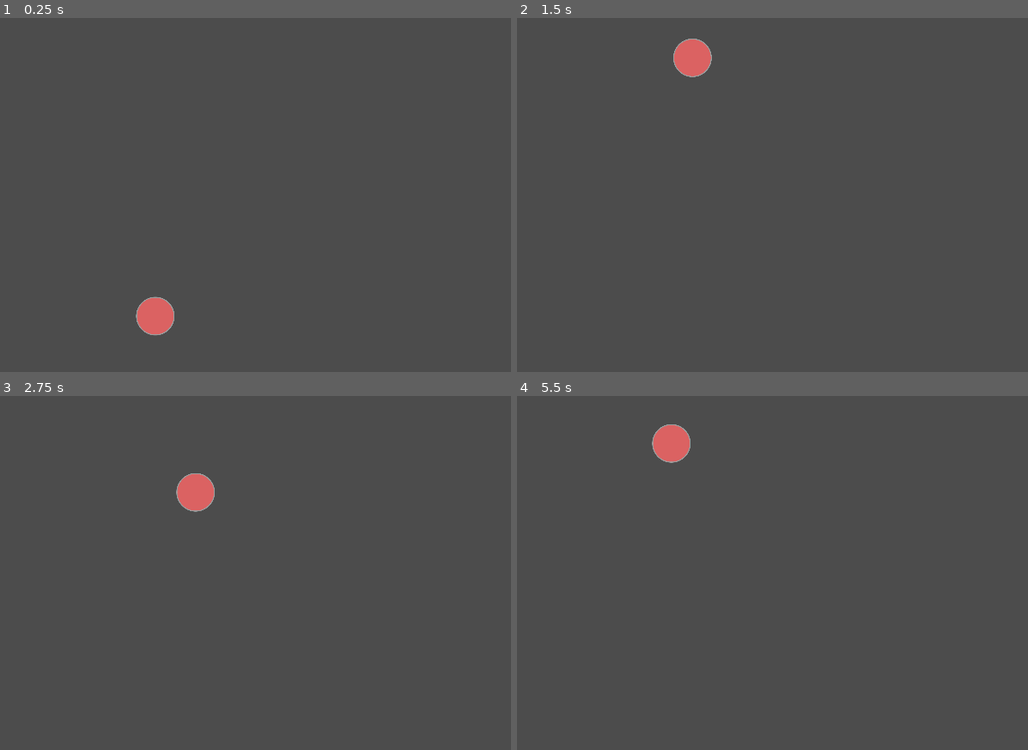
Above: before the commit, frames 1-4 (two rows, left to right).
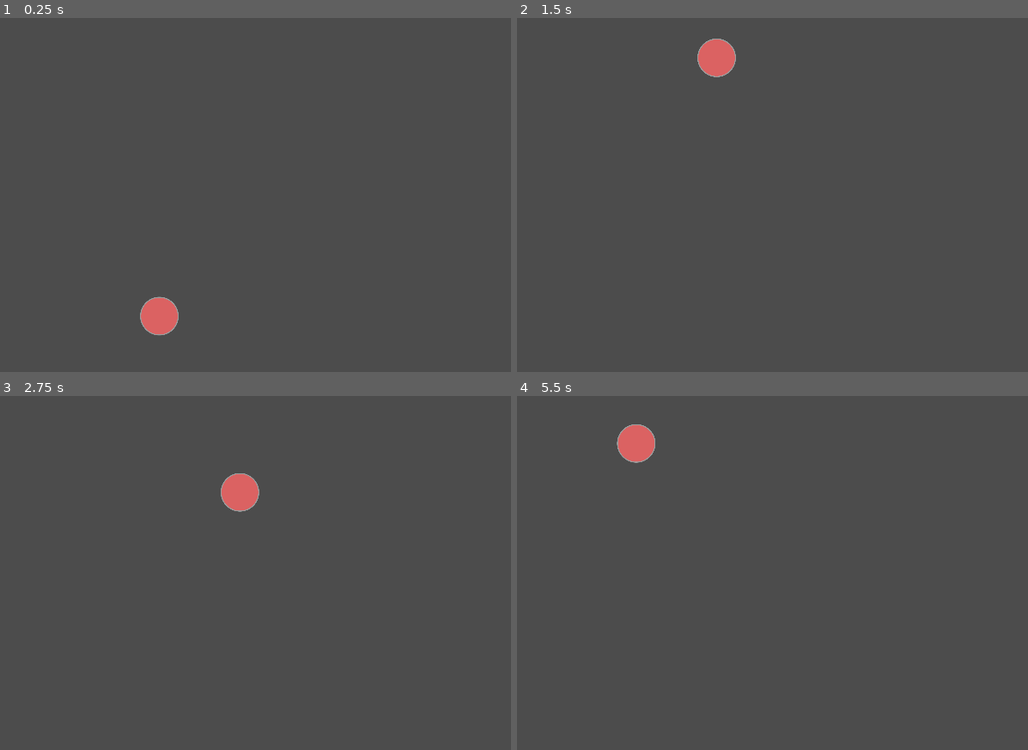
Above: after the commit, the same moments.

Repository: basdebruin/music-shapes
Game: Godot game, scene res://Scenes/main_screen.tscn
Same seed, same stepped clock (60 frames per second), same inputs: the game is played once before the commit and once after it.
Inputs:
- Up to frame 1 (0.25 s): no input
- Up to frame 2 (1.5 s): no input
- Up to frame 3 (2.75 s): no input
- Up to frame 4 (5.5 s): no input

The runs differ from the first frame. In frame 1, 0.2% of the frame differs, in the area x 26-35%, y 78-90%; in frame 2, 1.0%; in frame 3, 1.3%, in the area x 34-51%, y 21-33%; in frame 4, 1.3%.

Commit message:
repositioned script, added constant

Diff:
--- a/Scenes/main_screen.tscn
+++ b/Scenes/main_screen.tscn
@@ -1,6 +1,6 @@
 [gd_scene load_steps=2 format=2]
 
-[ext_resource path="res://Scenes/main_screen.gd" type="Script" id=2]
+[ext_resource path="res://Scripts/main_screen.gd" type="Script" id=2]
 
 [node name="Node2D" type="Node2D"]
 script = ExtResource( 2 )
--- a/Scripts/shape.gd
+++ b/Scripts/shape.gd
@@ -1,8 +1,9 @@
 extends KinematicBody2D
 
 # CONSTANTS
-const VEL_MIN : int = 500
-const VEL_MAX : int = 600
+const VEL_MIN : int   = 500
+const VEL_MAX : int   = 600
+const X_MULT  : float = .2  # x variation multiplier
 
 const GRAVITY : float = 300.0
 
@@ -27,7 +28,7 @@
 
 func _ready():
 	# set initial velocity
-	var vel_x : float =  rand_range(-VEL_MIN*.1, VEL_MIN*.1)
+	var vel_x : float =  rand_range(-VEL_MIN*X_MULT, VEL_MIN*X_MULT)
 	var vel_y : float = -rand_range(VEL_MIN,  VEL_MAX)
 	vel = Vector2(vel_x, vel_y)
 
--- a/project.godot
+++ b/project.godot
@@ -19,10 +19,6 @@
 run/main_scene="res://Scenes/main_screen.tscn"
 config/icon="res://icon.png"
 
-[autoload]
-
-MusicManager="*res://Audio/MusicManager.gd"
-
 [display]
 
 window/dpi/allow_hidpi=true
Renamed: Scenes/main_screen.gd -> Scripts/main_screen.gd
